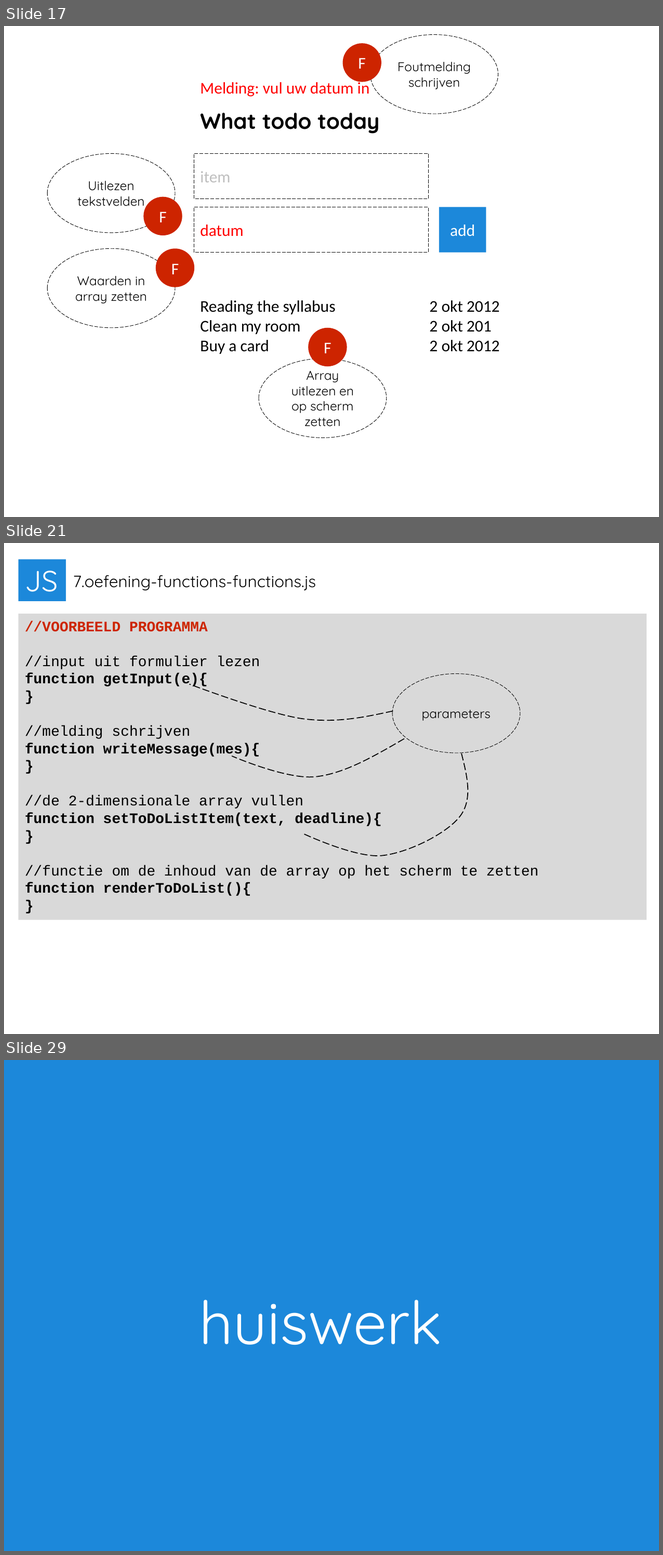
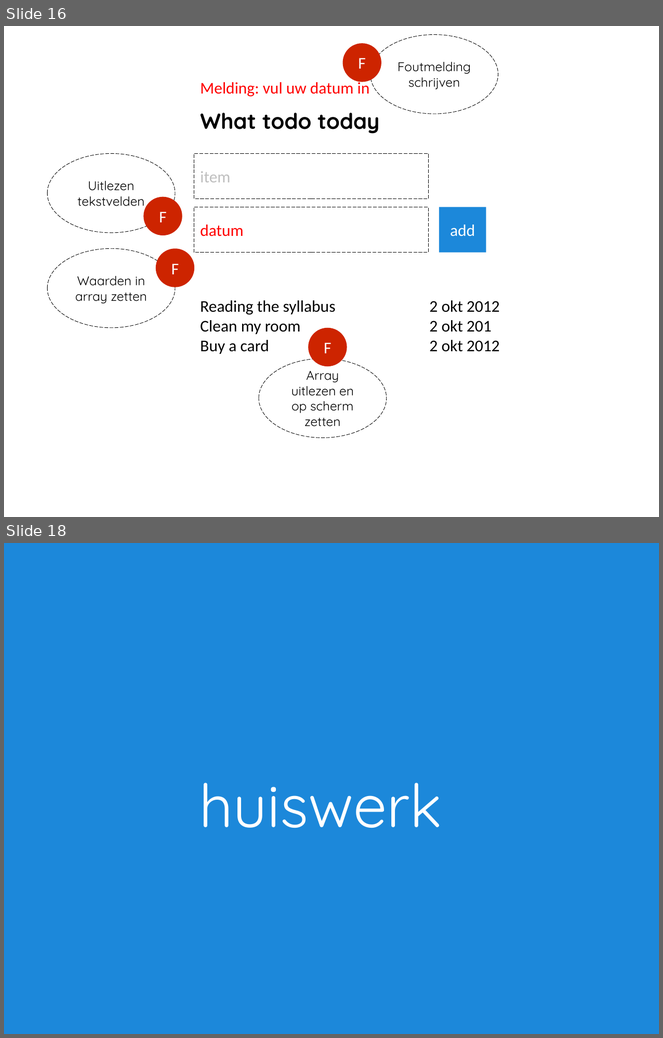
Before and after one commit to Boydbueno/imp01-2014, a slide deck: week7/2014-7-functions-boyd.pptx. Shown one above the other, each under a label of ours: slides 17, 21 and 29 before the commit, slides 16 and 18 after it; the slides between them are not shown. The pictures are 663x1555 and 663x1038 pixels, drawn with LibreOffice and Linux fonts; fonts in the diff are those of the drawing. Boxes give left, top, right and bottom in pixels: in the first picture for what was removed or moved away, otherwise in the second. Text is boxed around its words. In the diff, an @@ line names an element or a change of style, - is before the commit and + after.

```diff
--- a/week7/2014-7-functions-boyd.pptx
+++ b/week7/2014-7-functions-boyd.pptx
@@ slide 21 removed at (4,543,659,1034), background #FFFFFF @@
@@ rectangle removed at (19,560,66,601) @@
-JS
@@ text removed at (73,575,316,591) @@
-7.oefening-functions-functions.js
@@ rectangle removed at (19,614,647,921) @@
-//VOORBEELD PROGRAMMA
-//input uit formulier lezen
-function getInput(e){
-}
-//melding schrijven
-function writeMessage(mes){
-}
-//de 2-dimensionale array vullen
-function setToDoListItem(text, deadline){
-}
-//functie om de inhoud van de array op het scherm te zetten
-function renderToDoList(){
-}
@@ ellipse removed at (392,674,520,753) @@
-parameters
@@ freeform shape removed at (190,684,393,720) @@
@@ freeform shape removed at (232,739,404,778) @@
@@ freeform shape removed at (302,753,468,856) @@
@@ what was slide 17 is now slide 16 @@
@@ what was slide 29 is now slide 18 @@
```
Also in this commit, not shown: 1 slide changed, 10 other slides removed.
